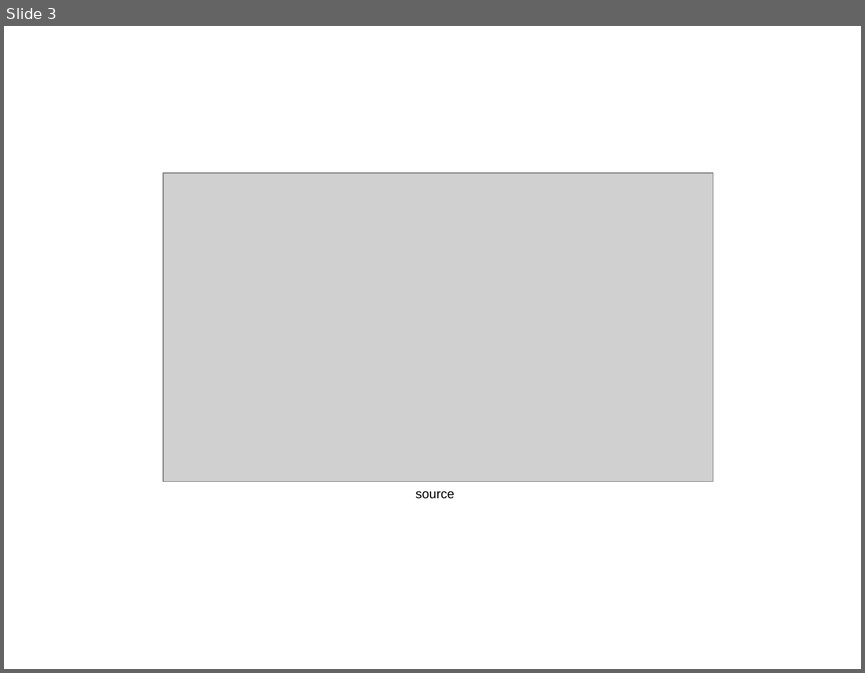
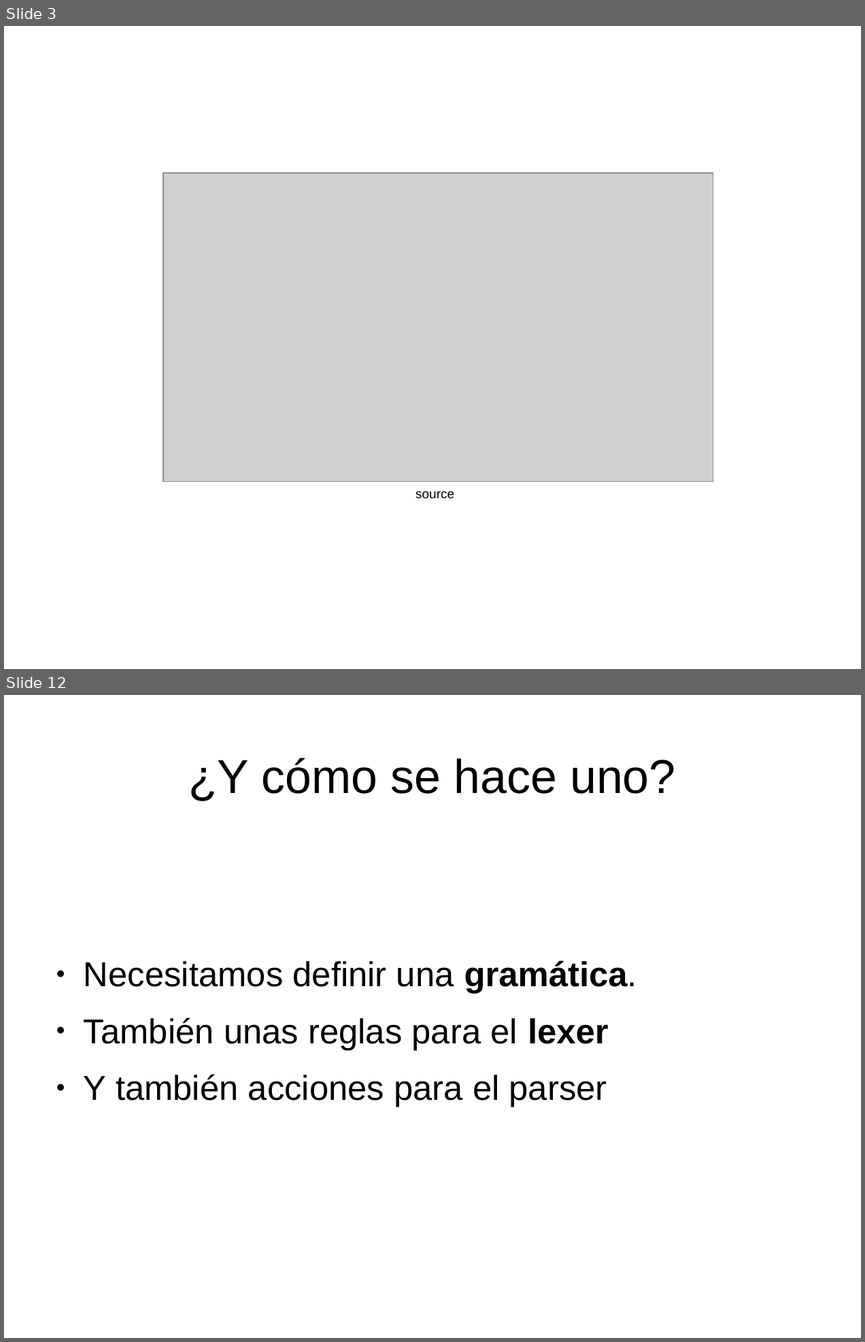
Before and after one commit to Achifaifa/slides, a slide deck: EE25-ply/ply.odp. Shown one above the other, each under a label of ours: slide 3 before the commit, slides 3 and 12 after it; the slides between them are not shown. The pictures are 865x673 and 865x1342 pixels, drawn with LibreOffice and Linux fonts; fonts in the diff are those of the drawing; grey boxes stand for pictures. Boxes give left, top, right and bottom in pixels: in the first picture for what was removed or moved away, otherwise in the second. Text is boxed around its words. In the diff, an @@ line names an element or a change of style, - is before the commit and + after.

```diff
--- a/EE25-ply/ply.odp
+++ b/EE25-ply/ply.odp
@@ slide 12 added at [4,695,861,1338], background #FFFFFF @@
@@ title added at [188,758,675,801], 44 pt, text #000000 @@
+¿Y cómo se hace uno?
@@ text added at [84,960,637,1107], 32 pt, text #000000 @@
+● Necesitamos definir una gramática.
+● También unas reglas para el lexer
+● Y también acciones para el parser
```
Also in this commit, not shown: 3 slides changed, 22 other slides added, 7 slides removed, 6 other files.
